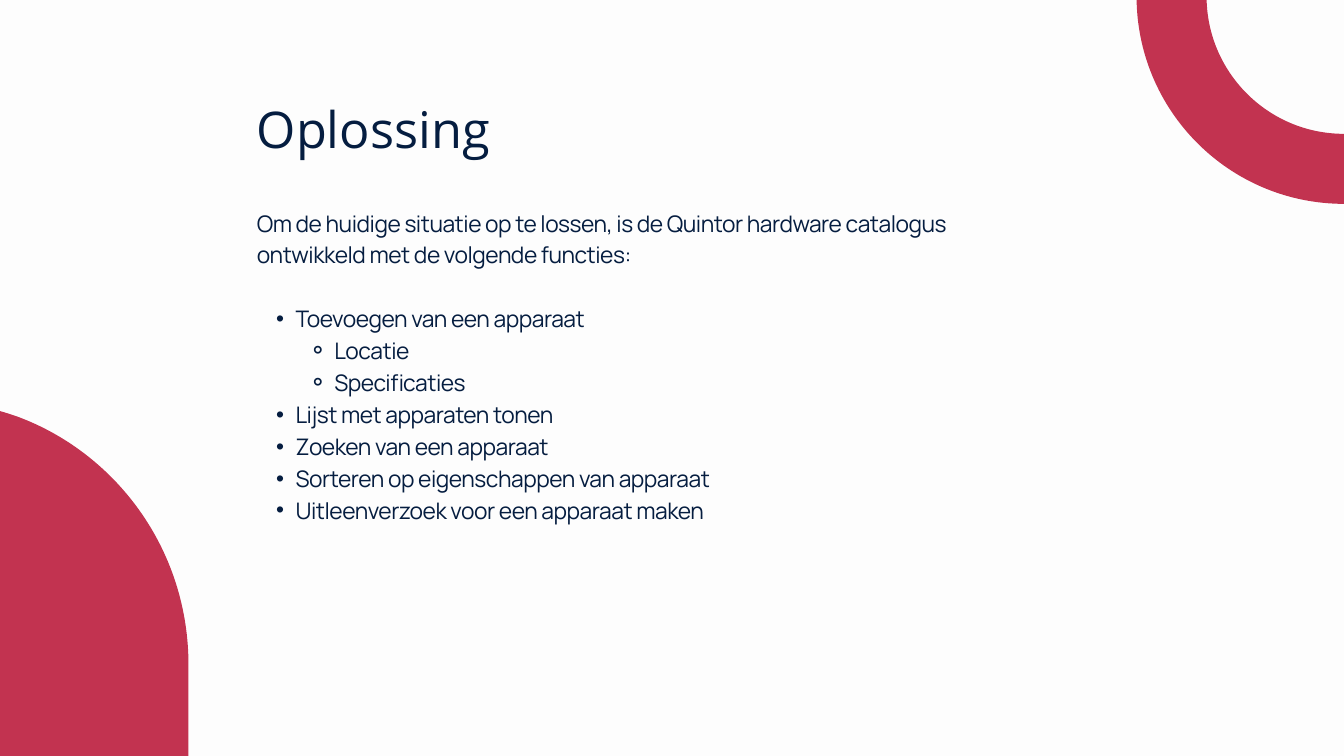
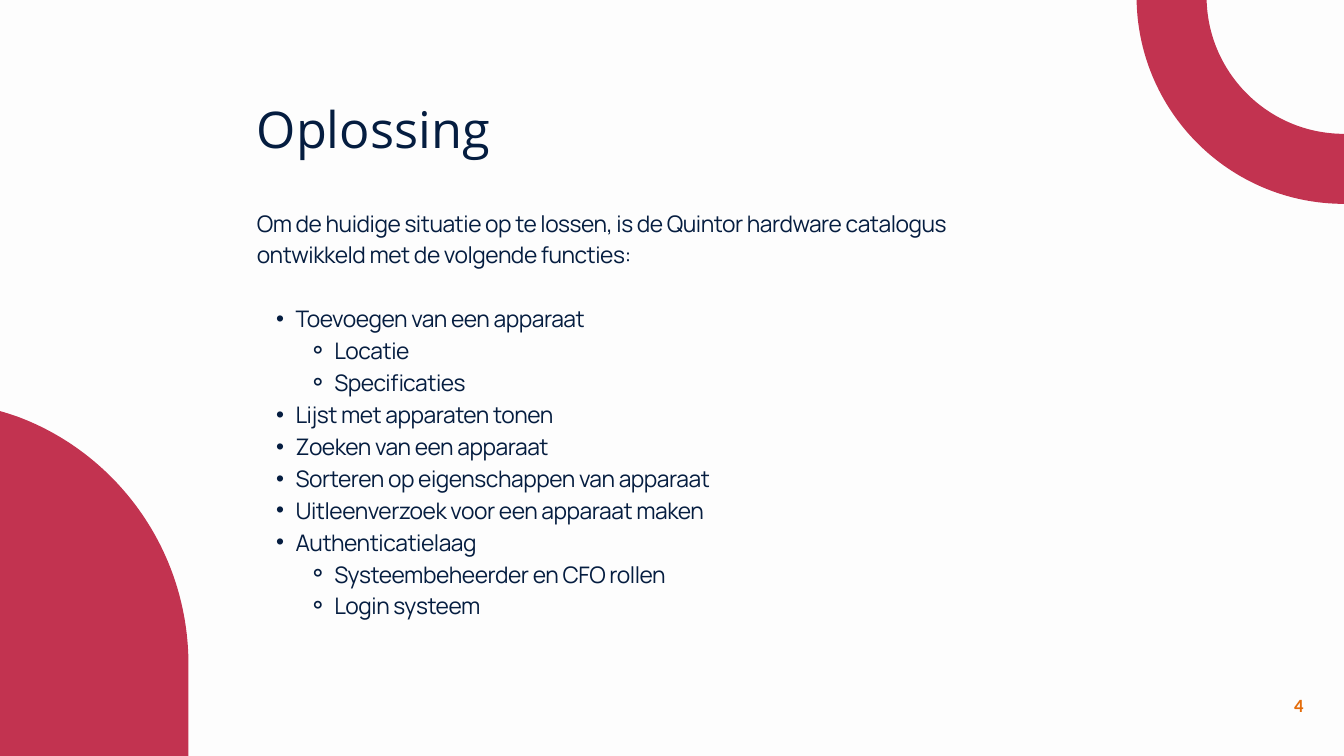
Before and after one commit to MarkStreek/QuintorCatalogBackEnd, a slide deck: slide 4 of docs/presentatie.pptx. Drawn at 1344x756 pixels with LibreOffice and Linux fonts; fonts in the diff are those of the drawing. Boxes give left, top, right and bottom in pixels: in the first picture for what was removed or moved away, otherwise in the second. Text is boxed around its words. In the diff, an @@ line names an element or a change of style, - is before the commit and + after.

```diff
--- a/docs/presentatie.pptx
+++ b/docs/presentatie.pptx
@@ text at (296,534,665,620): paragraphs added @@
+  • Authenticatielaag
+    ⚬ Systeembeheerder en CFO rollen
+    ⚬ Login systeem
@@ page number added at (1294,700,1303,712), 20 pt, text #E46C0A, bold @@
+4
```
Also in this commit, not shown: 8 other slides changed, 2 slides added, 1 other file.
